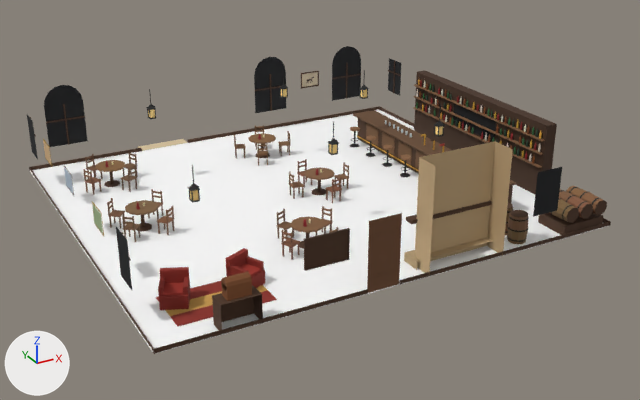
Two versions of the glTF model games/yorimichi/assets/belmonte/meshes/SM_BM_BH_Osteria_Taproom.glb, one commit apart.
Before and after are seen from a 50 mm camera at (-13.6, -26.0, 12.8) aimed at (0.4, -0.5, 0.1). Every picture has the same lights, and +X, +Y and +Z are marked at lower left. The first picture is the older version. Vertices at exactly the same position are counted once.

Names of what the first picture shows: 'SM_BM_BH_Osteria_Taproom'.
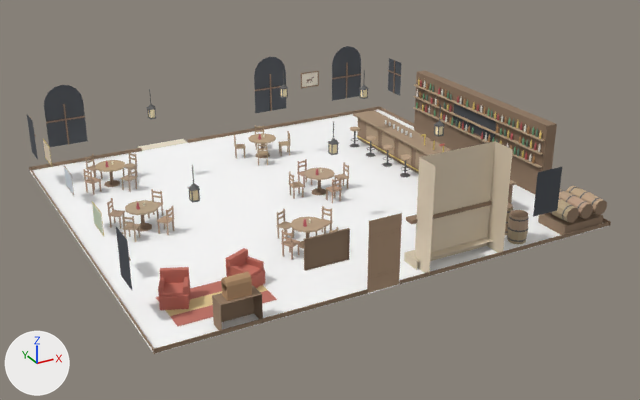
Where the change shows, as pixel boxes [x1, y1, x2, y2] in the pictures (640 x 400 px):
part 1 of me_sm_bh_osteria_taproom, recoloured (brown to beige)
    both: [43, 72, 603, 326]
part 2 of me_sm_bh_osteria_taproom, recoloured
    both: [27, 46, 611, 354]

Diff of the bpy script that builds the scene:
```diff
--- a/games/yorimichi/assets/belmonte/meshes/SM_BM_BH_Osteria_Taproom.glb.py
+++ b/games/yorimichi/assets/belmonte/meshes/SM_BM_BH_Osteria_Taproom.glb.py
@@ me_sm_bh_osteria_taproom @@
 me_sm_bh_osteria_taproom.from_pydata(...)  # 7003 vertices, 10449 faces; spans x -8.0..8.0, y -7.0..8.0, z -0.1..3.6
 # used by ob_sm_bm_bh_osteria_taproom; location = (0.0, 0.0, 0.0)
+# me_sm_bh_osteria_taproom part 1: 6296 faces centred in x -7.9..7.8, y -6.9..8.0, z 0.0..3.4 are repainted in the vertex colours; the middle colour goes from brown #835a37 to beige #bea080
+# me_sm_bh_osteria_taproom part 2: 3673 faces centred in x -8.0..8.0, y -7.0..7.5, z 0.0..3.4 are repainted in the vertex colours; the middle colour goes from dark green #2c3321 to greyish green #737c65
 me_sm_bh_osteria_taproom.materials.append(mat_bm_000_m_stone_043)
```
